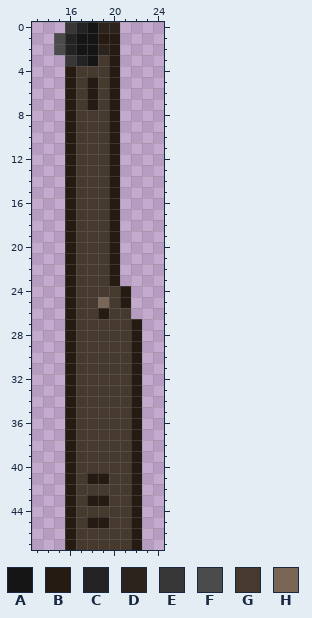
Pixel-art sprite -- Graphics/Atlases/Gameplay/objects/ss2024/electricity/door_close_bg01.png. The picture above is the old version.
The file is 48x48 pixels. Colours within 5 levels of each other are drawn and written as one. Shown: x 13..24, y 0..47.
Palette (. is transparent): A #161515  B #251b13  C #232323  D #2c231c  E #373737  F #4b4b4b  G #46392e  H #796657
Pixels before, first column x 15:
 0 .ECADD..
 1 FCAABB..
 2 FCAADB..
 3 .ECAGB..
 4 .BGGGB..
 5 .BGBGB..
 6 .BGBGB..
 7 .BGBGB..
 8 .BGGGB..
 9 .BGGGB..
10 .BGGGB..
11 .BGGGB..
12 .BGGGB..
13 .BGGGB..
14 .BGGGB..
15 .BGGGB..
16 .BGGGB..
17 .BGGGB..
18 .BGGGB..
19 .BGGGB..
20 .BGGGB..
21 .BGGGB..
22 .BGGGB..
23 .BGGGB..
24 .BGGGGB.
25 .BGGHGB.
26 .BGGBGG.
27 .BGGGGGB
28 .BGGGGGB
29 .BGGGGGB
30 .BGGGGGB
31 .BGGGGGB
32 .BGGGGGB
33 .BGGGGGB
34 .BGGGGGB
35 .BGGGGGB
36 .BGGGGGB
37 .BGGGGGB
38 .BGGGGGB
39 .BGGGGGB
40 .BGGGGGB
41 .BGBBGGB
42 .BGGGGGB
43 .BGBBGGB
44 .BGGGGGB
45 .BGBBGGB
46 .BGGGGGB
47 .BGGGGGB
The same view after the edit:
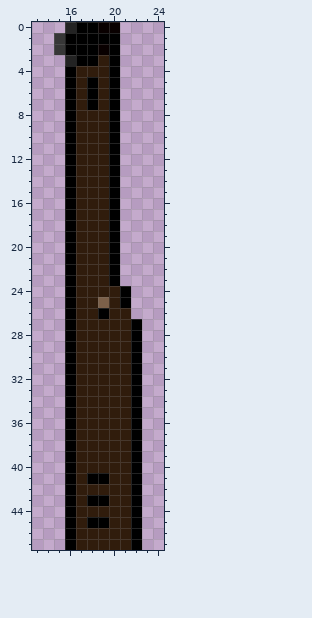
The exact change:
Colour B changes from #251b13 to #000000.
Colour D changes from #2c231c to #090000.
Colour G changes from #46392e to #301c0c.
Colour H changes from #796657 to #7c6049.
Colour A becomes colour B in row 0 at x 18; in rows 1 to 2 at x 17 to 18; in row 3 at x 18.
Colour C becomes colour B in row 0 at x 17; in rows 1 to 2 at x 16; in row 3 at x 17.
Colour E becomes colour C in row 0 at x 16; in row 3 at x 16.
Colour F becomes colour E in rows 1 to 2 at x 15.
Changed places in both pictures, as pixel boxes (x1, y1, x2, y2):
changed: (54, 22, 142, 550)
